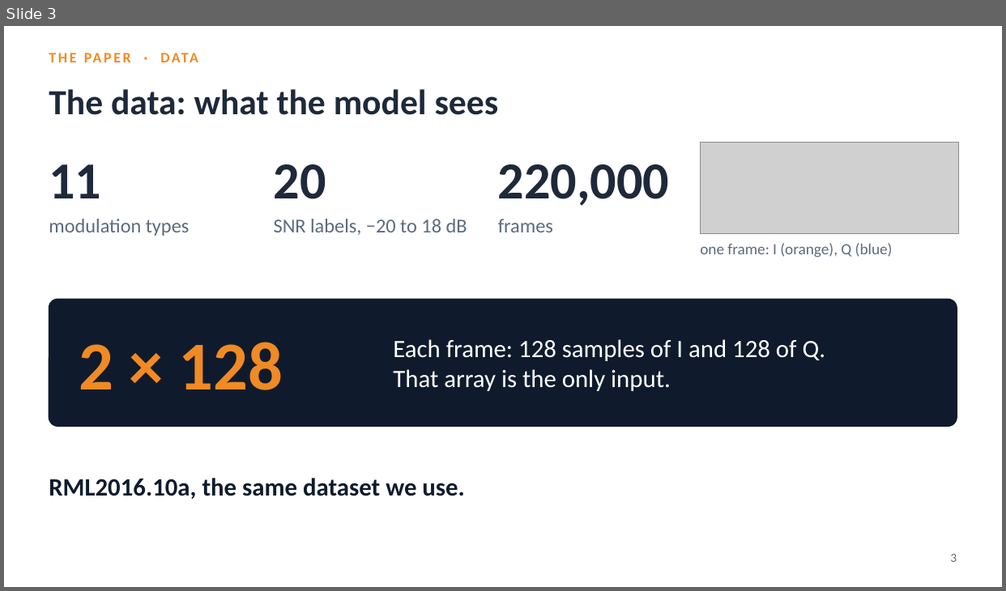
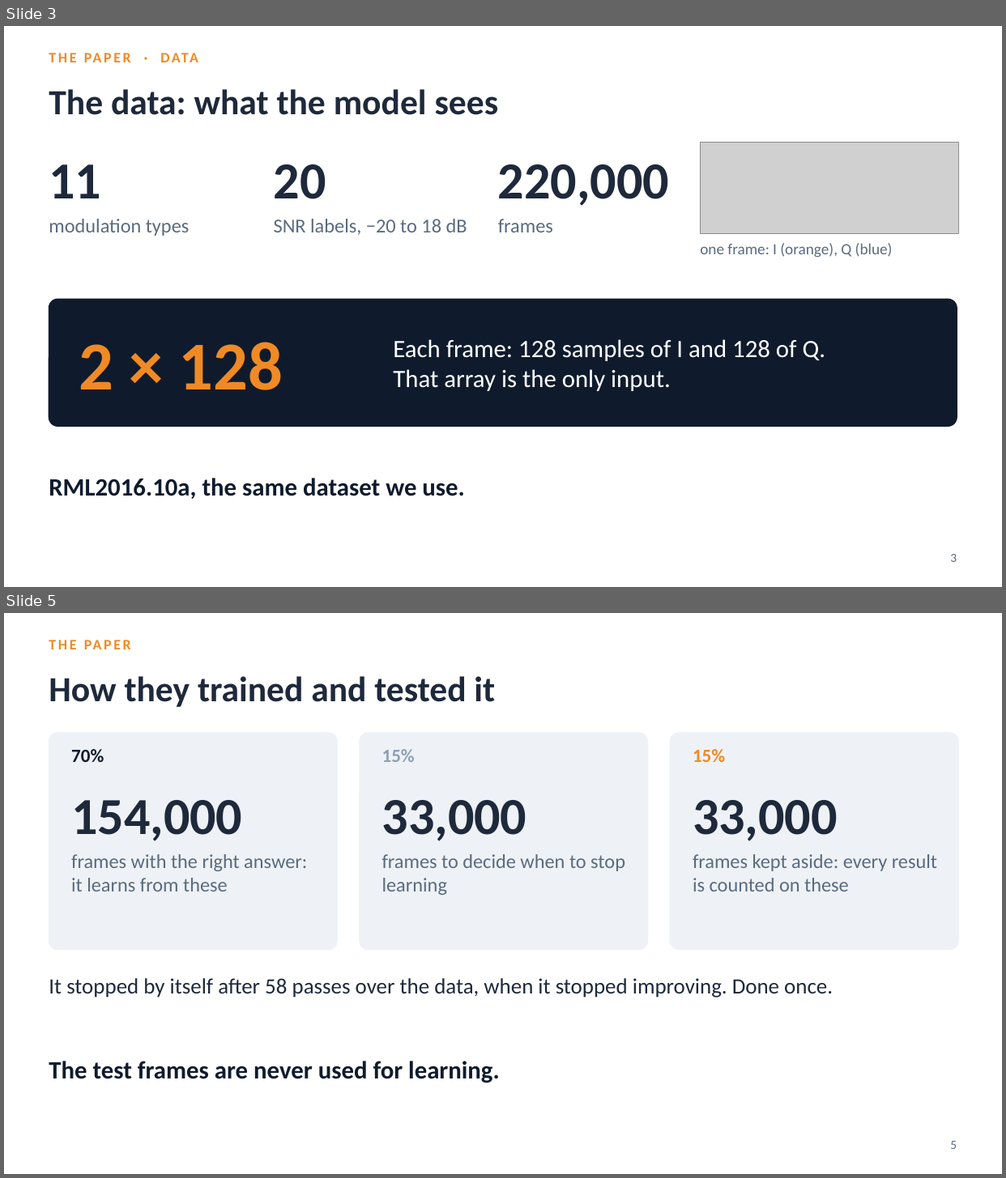
Before and after one commit to YusufBilo78/amc, a slide deck: deck/moshe_paper_icrnna.pptx. Shown one above the other, each under a label of ours: slide 3 before the commit, slides 3 and 5 after it; the slides between them are not shown. The pictures are 1006x591 and 1006x1178 pixels, drawn with LibreOffice and Linux fonts; fonts in the diff are those of the drawing; grey boxes stand for pictures. Boxes give left, top, right and bottom in pixels: in the first picture for what was removed or moved away, otherwise in the second. Text is boxed around its words. In the diff, an @@ line names an element or a change of style, - is before the commit and + after.

```diff
--- a/deck/moshe_paper_icrnna.pptx
+++ b/deck/moshe_paper_icrnna.pptx
@@ slide 5 added at [4, 613, 1002, 1174], background #FFFFFF @@
@@ text added at [49, 636, 722, 662], 14 pt, text #F08A24, bold @@
+THE PAPER
@@ text added at [49, 676, 495, 707], 34 pt, text #1E293B, bold @@
+How they trained and tested it
@@ rounded rectangle added at [49, 733, 337, 950], fill #EEF2F6, outline #EEF2F6 1 pt @@
@@ rounded rectangle added at [360, 733, 648, 950], fill #EEF2F6, outline #EEF2F6 1 pt @@
@@ rounded rectangle added at [671, 733, 958, 950], fill #EEF2F6, outline #EEF2F6 1 pt @@
@@ text added at [71, 749, 104, 762], 18 pt, text #0F1B2D, bold @@
+70%
@@ text added at [382, 749, 415, 762], 18 pt, text #8FA0B5, bold @@
+15%
@@ text added at [692, 749, 725, 762], 18 pt, text #F08A24, bold @@
+15%
@@ text added at [71, 800, 242, 841], 50 pt, text #1E293B, bold @@
+154,000
@@ text added at [382, 800, 527, 841], 50 pt, text #1E293B, bold @@
+33,000
@@ text added at [692, 800, 837, 841], 50 pt, text #1E293B, bold @@
+33,000
@@ text added at [71, 854, 307, 892], 19 pt, text #5B6B7F @@
+frames with the right answer: it learns from these
@@ text added at [382, 854, 625, 895], 19 pt, text #5B6B7F @@
+frames to decide when to stop learning
@@ text added at [692, 854, 937, 892], 19 pt, text #5B6B7F @@
+frames kept aside: every result is counted on these
@@ text added at [49, 978, 833, 998], 21 pt, text #1E293B @@
+It stopped by itself after 58 passes over the data, when it stopped improving. Done once.
@@ text added at [49, 1061, 500, 1084], 24 pt, text #0F1B2D, bold @@
+The test frames are never used for learning.
@@ text added at [950, 1141, 957, 1149], 12 pt, text #5B6B7F @@
+5
```
Also in this commit, not shown: 18 slides changed, 5 other slides added, 4 slides removed, 4 other files.
